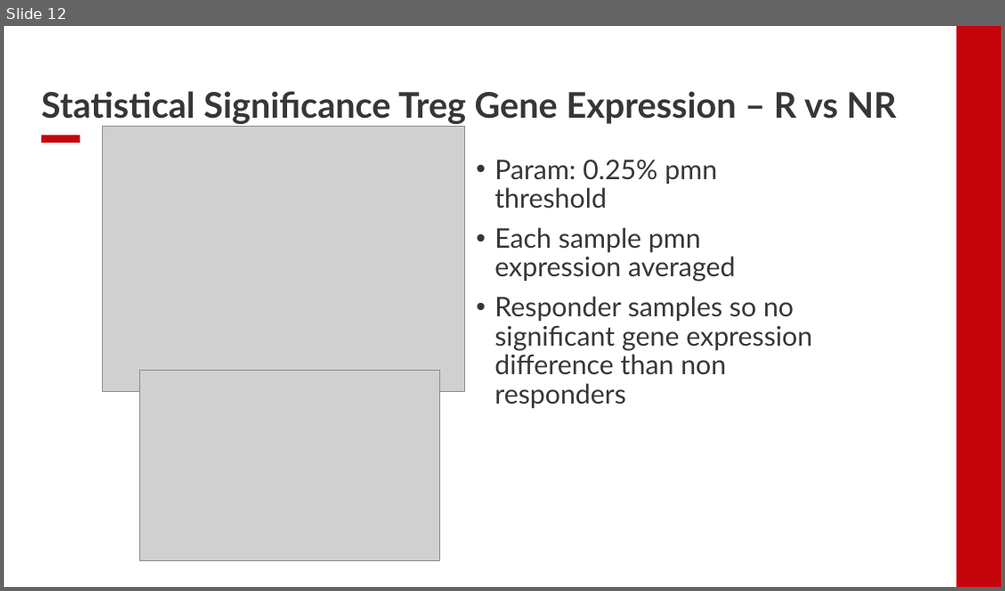
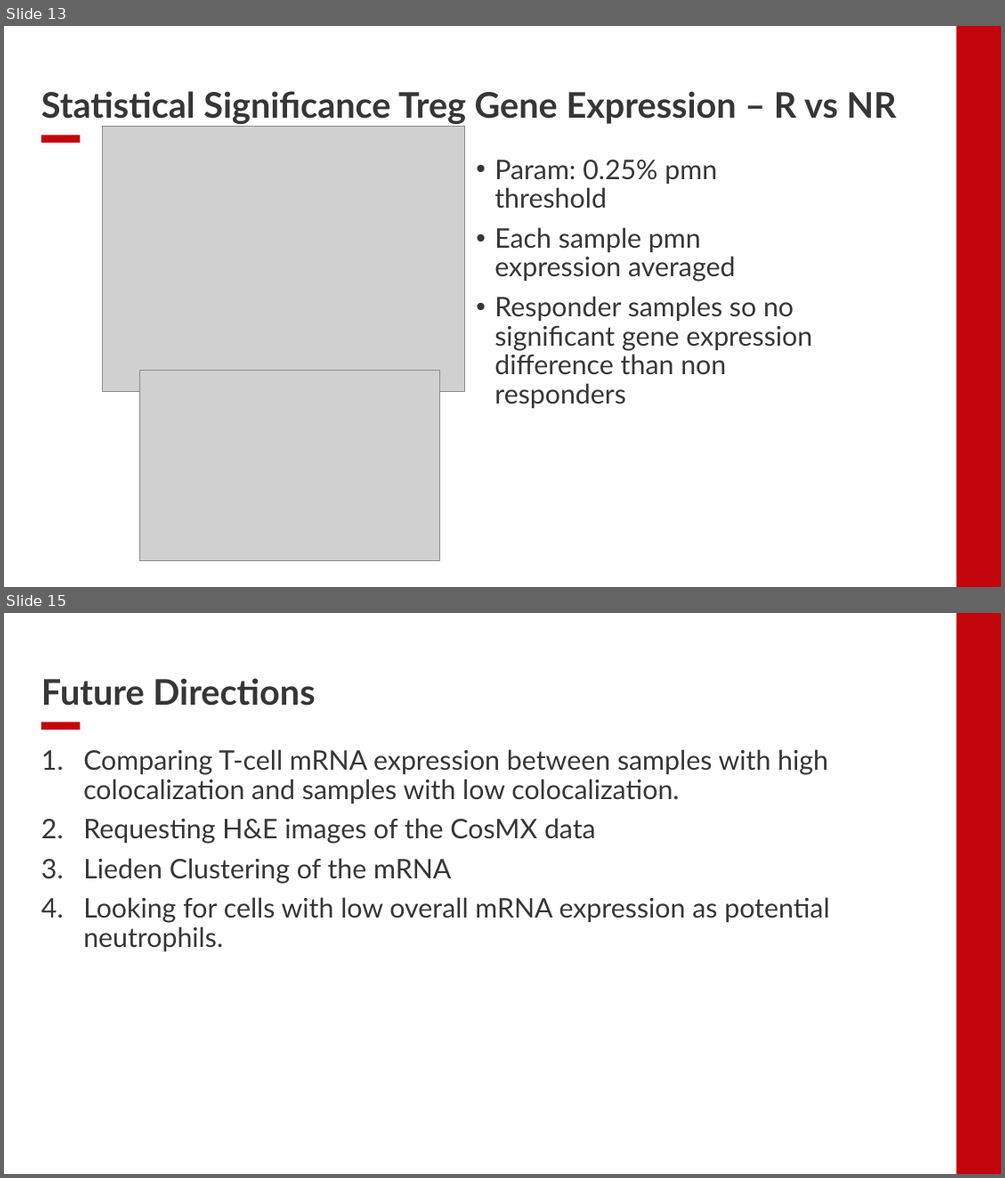
Before and after one commit to EDJohns/2025-Dinh-Lab-Research-Project, a slide deck: Shapiro 2025 Project/Weekly Updates/Week 9 Updates.pptx. Shown one above the other, each under a label of ours: slide 12 before the commit, slides 13 and 15 after it; the slides between them are not shown. The pictures are 1005x591 and 1005x1178 pixels, drawn with LibreOffice and Linux fonts; fonts in the diff are those of the drawing; grey boxes stand for pictures; background and template pictures are left out. Boxes give left, top, right and bottom in pixels: in the first picture for what was removed or moved away, otherwise in the second. Text is boxed around its words. In the diff, an @@ line names an element or a change of style, - is before the commit and + after.

```diff
--- a/Shapiro 2025 Project/Weekly Updates/Week 9 Updates.pptx
+++ b/Shapiro 2025 Project/Weekly Updates/Week 9 Updates.pptx
@@ slide 15 added at bbox=[4, 613, 1001, 1174], background #FFFFFF; not listed: 2 template elements that a slide beside it also shows @@
@@ title added at bbox=[41, 678, 315, 706], 34 pt, text #363636, bold @@
+Future Directions
@@ text added at bbox=[83, 749, 829, 952], 26 pt, text #363636 @@
+1. Comparing T-cell mRNA expression between samples with high colocalization and samples with low colocalization.
+2. Requesting H&E images of the CosMX data
+3. Lieden Clustering of the mRNA
+4. Looking for cells with low overall mRNA expression as potential neutrophils.
@@ what was slide 12 is now slide 13 @@
```
Also in this commit, not shown: 1 slide changed, 2 other slides added, 3 slides removed.
